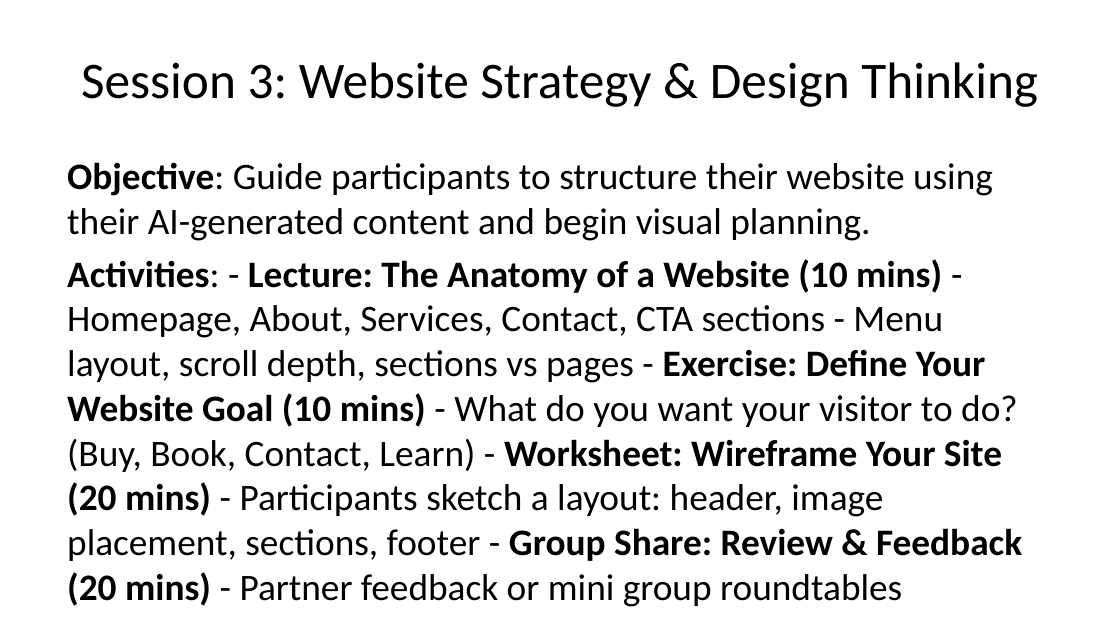
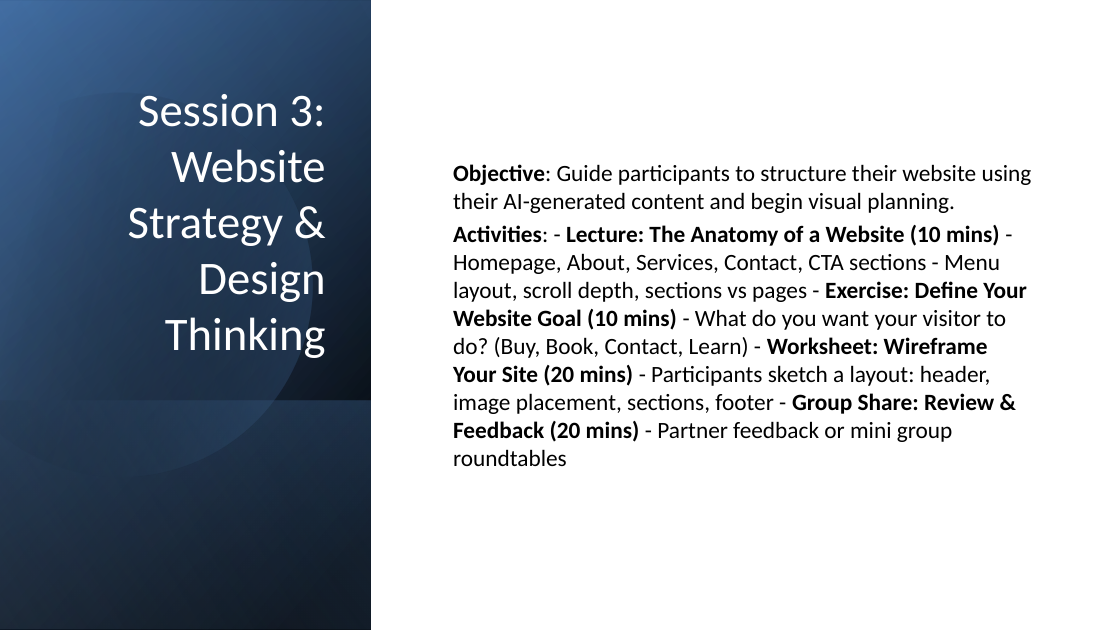
Before and after one commit to manateeit/ai-course-business-entry-101, a slide deck: slide 7 of Workshop_Guide_Slides.pptx. Drawn at 1120x630 pixels with LibreOffice and Linux fonts; fonts in the diff are those of the drawing. Boxes give left, top, right and bottom in pixels: in the first picture for what was removed or moved away, otherwise in the second. Text is boxed around its words. In the diff, an @@ line names an element or a change of style, - is before the commit and + after.

```diff
--- a/Workshop_Guide_Slides.pptx
+++ b/Workshop_Guide_Slides.pptx
@@ rectangle added at box(0, 0, 1120, 629), fill #FFFFFF @@
@@ rectangle added at box(0, 1, 370, 630), fill gradient #000000 to #376092 @@
@@ rectangle added at box(0, 1, 370, 630), fill gradient #000000 to #4F81BD @@
@@ rectangle added at box(0, 0, 371, 629), fill gradient #000000 to #95B3D7 @@
@@ freeform shape added at box(0, 47, 359, 516), fill gradient #000000 to #4F81BD @@
@@ title "Session 3: Website Strategy & ...": place and size @@
-title "Session 3: Website Strategy & ..." at box(81, 62, 1038, 107)
+title "Session 3: Website Strategy & ..." at box(128, 94, 326, 358)
@@ title "Session 3: Website Strategy & ..." at box(128, 94, 326, 358): size 33 to 30 pt, text colour #000000 to #FFFFFF; alignment centre to right; vertical alignment middle to bottom @@
@@ text "Objective: Guide participants to structure ...": place and size @@
-text "Objective: Guide participants to structure ..." at box(67, 162, 1022, 561)
+text "Objective: Guide participants to structure ..." at box(453, 164, 1032, 466)
@@ text "Objective: Guide participants to structure ..." at box(453, 164, 1032, 466): size 24 to 15 pt; less space between paragraphs; vertical alignment top to middle @@
@@ rectangle added at box(0, 400, 371, 629), fill gradient #4F81BD to #000000 @@
```
Also in this commit, not shown: 9 other slides changed.
